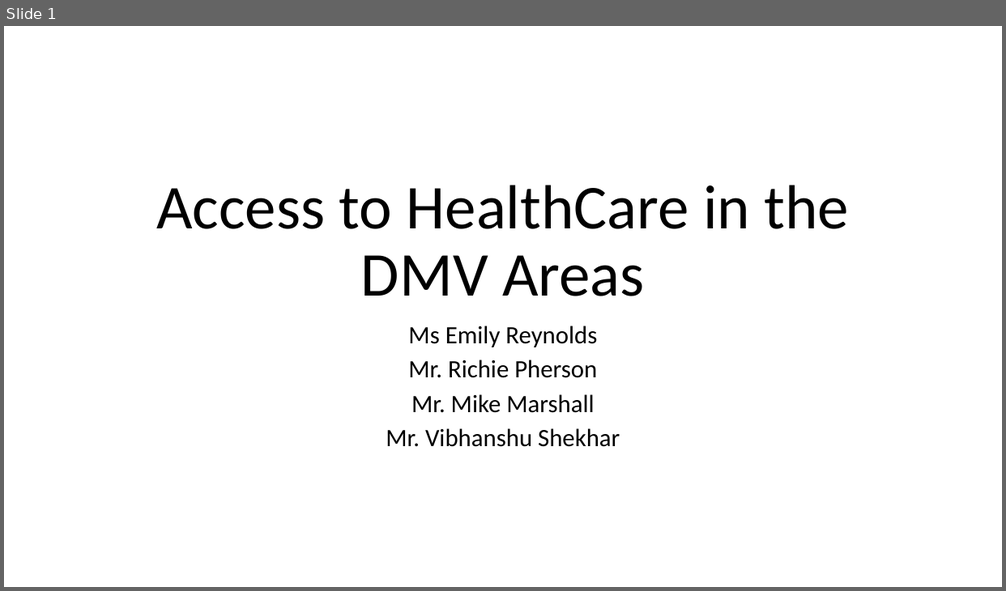
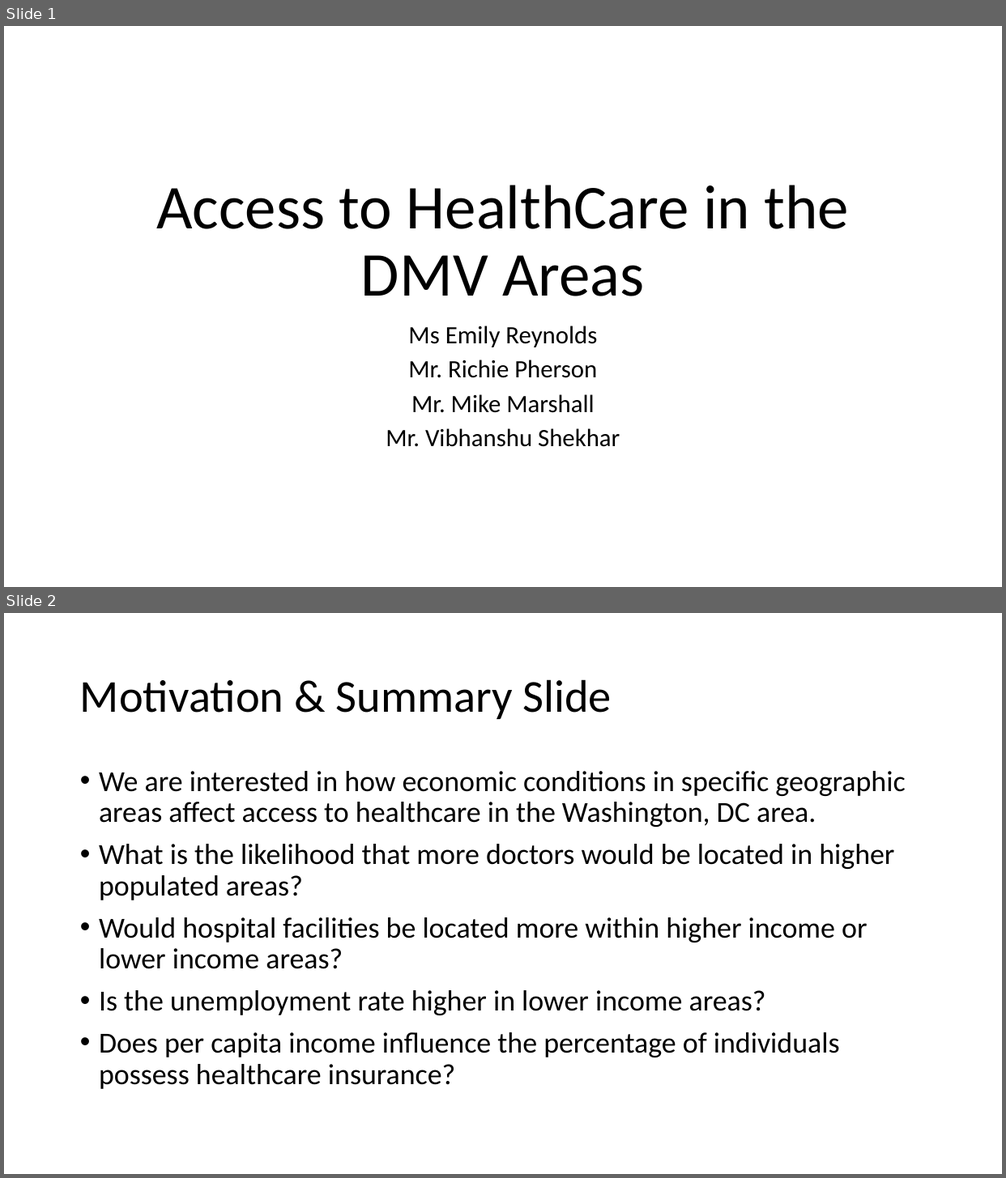
Before and after one commit to HeyMikeMarshall/DMV-HealthcarePy, a slide deck: DMV_Health_Care_Presentation.pptx. Shown one above the other, each under a label of ours: slide 1 before the commit, slides 1 and 2 after it. The pictures are 1006x591 and 1006x1178 pixels, drawn with LibreOffice and Linux fonts; fonts in the diff are those of the drawing. Boxes give left, top, right and bottom in pixels: in the first picture for what was removed or moved away, otherwise in the second. Text is boxed around its words. In the diff, an @@ line names an element or a change of style, - is before the commit and + after.

Commit message:
updating ppt

```diff
--- a/DMV_Health_Care_Presentation.pptx
+++ b/DMV_Health_Care_Presentation.pptx
@@ slide 2 added at [4,613,1002,1174], background #FFFFFF @@
@@ title added at [80,679,611,719], 44 pt, text #000000 @@
+Motivation & Summary Slide
@@ text added at [99,771,905,1089], 28 pt, text #000000 @@
+• We are interested in how economic conditions in specific geographic areas affect access to healthcare in the Washington, DC area.
+• What is the likelihood that more doctors would be located in higher populated areas?
+• Would hospital facilities be located more within higher income or lower income areas?
+• Is the unemployment rate higher in lower income areas?
+• Does per capita income influence the percentage of individuals possess healthcare insurance?
```
Also in this commit, not shown: 6 other slides added, 1 other file.
